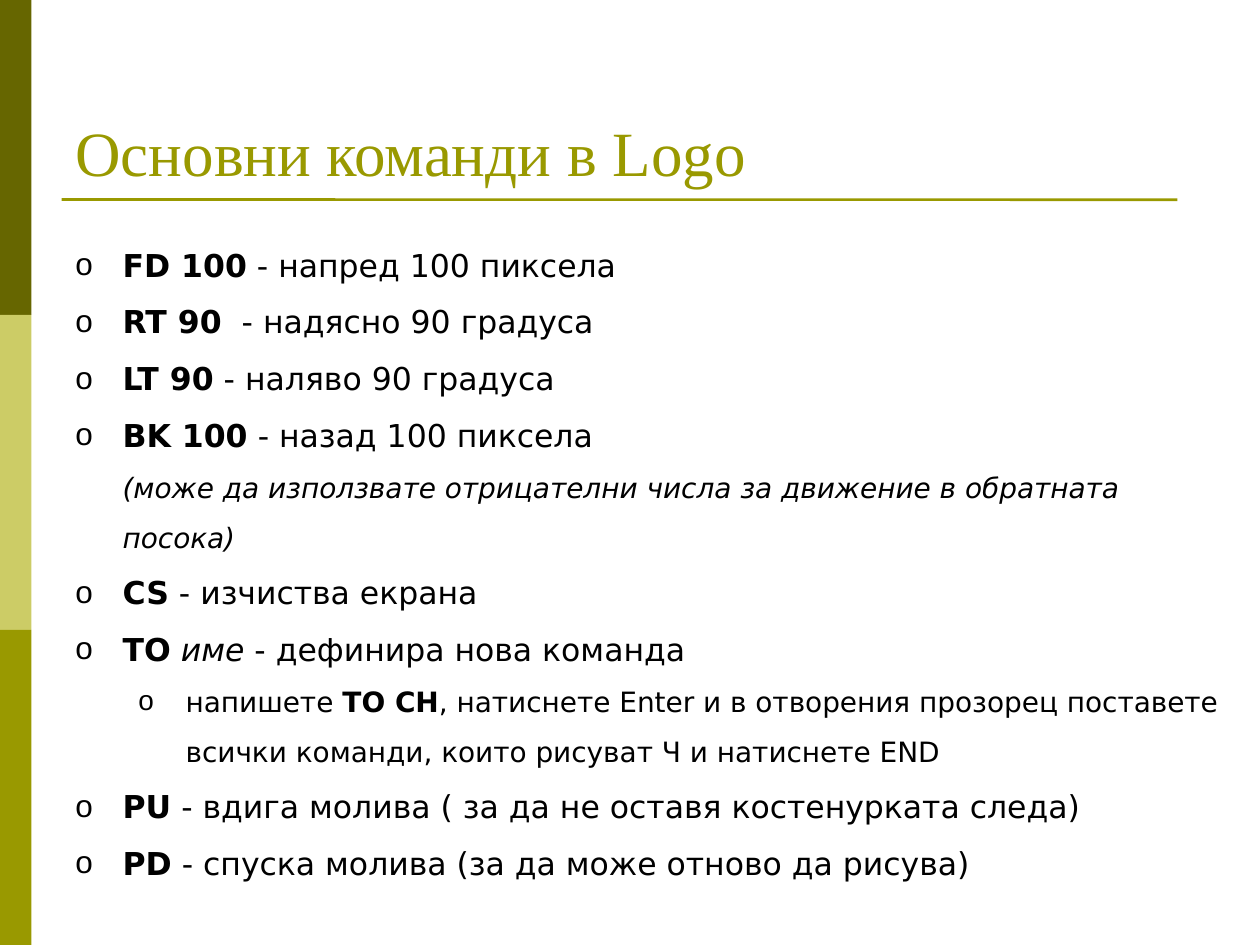
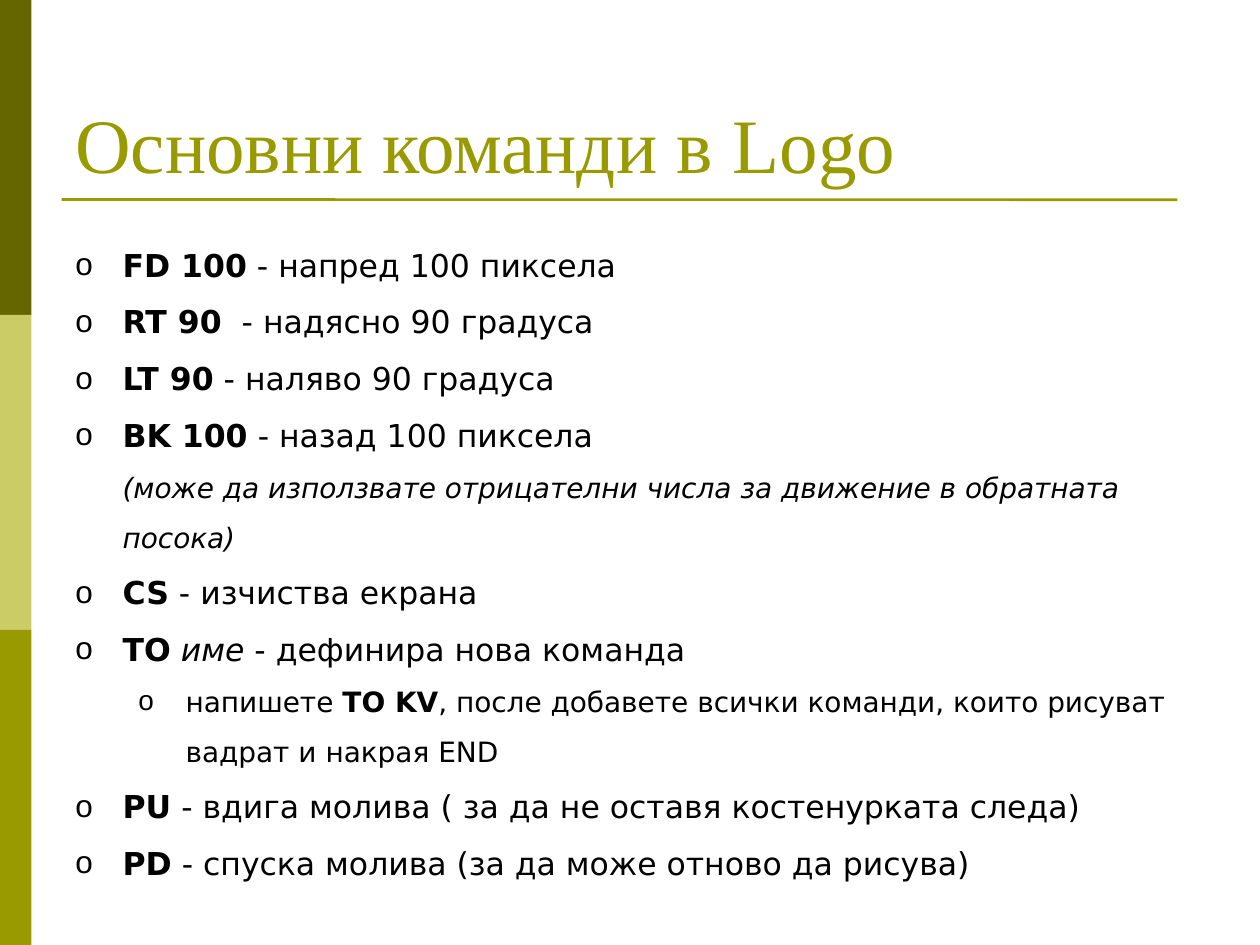
Before and after one commit to BG-IT-Edu/Free-Content, a slide deck: slide 3 of dmanolov/Информатика 8 клас (JavaScript)/03.Алгоритми/03.05.Команда за извикване на подалгоритъм (упражнение).ppt (slide 4 before the commit). Drawn at 1260x945 pixels with LibreOffice and Linux fonts; fonts in the diff are those of the drawing. Boxes give left, top, right and bottom in pixels: in the first picture for what was removed or moved away, otherwise in the second. Text is boxed around its words. In the diff, an @@ line names an element or a change of style, - is before the commit and + after.

```diff
--- a/dmanolov/Информатика 8 клас (JavaScript)/03.Алгоритми/03.05.Команда за извикване на подалгоритъм (упражнение).ppt
+++ b/dmanolov/Информатика 8 клас (JavaScript)/03.Алгоритми/03.05.Команда за извикване на подалгоритъм (упражнение).ppt
@@ title "Основни команди в Logo" at (75,122,895,188): size 36 to 44 pt @@
@@ text at (186,690,1165,768): text changed @@
-  o напишете TO CH, натиснете Enter и в отворения прозорец поставете всички команди, които рисуват Ч и натиснете END
+  o напишете TO KV, после добавете всички команди, които рисуват вадрат и накрая END
```
Also in this commit, not shown: 2 other slides changed, 5 slides added, 13 other files.
